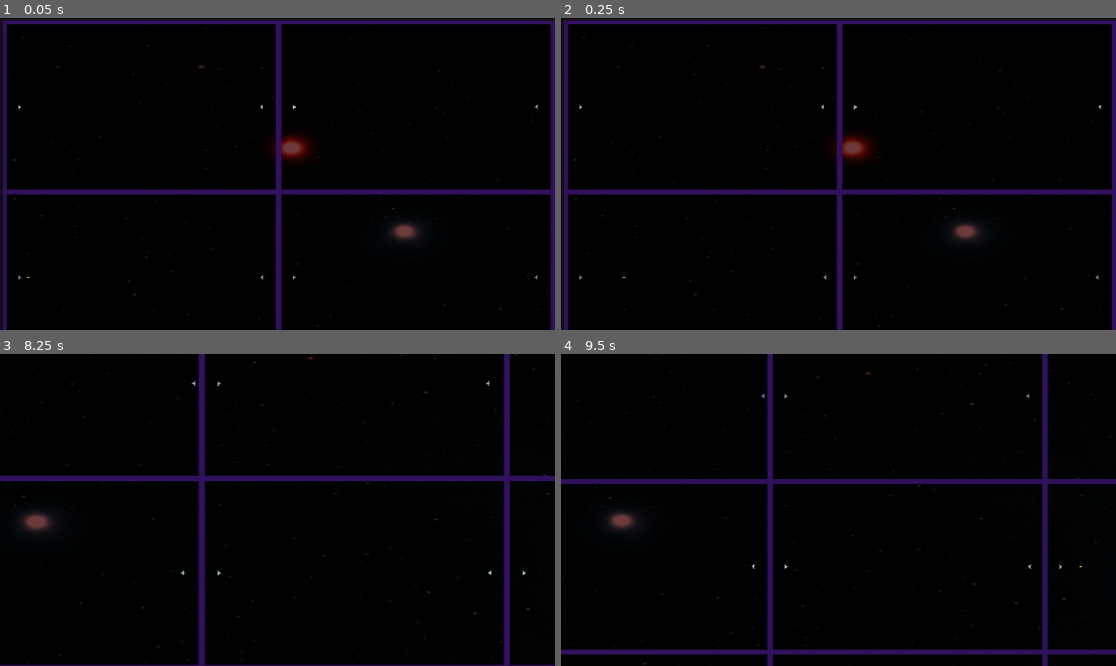
Above: before the commit, frames 1-4 (two rows, left to right).
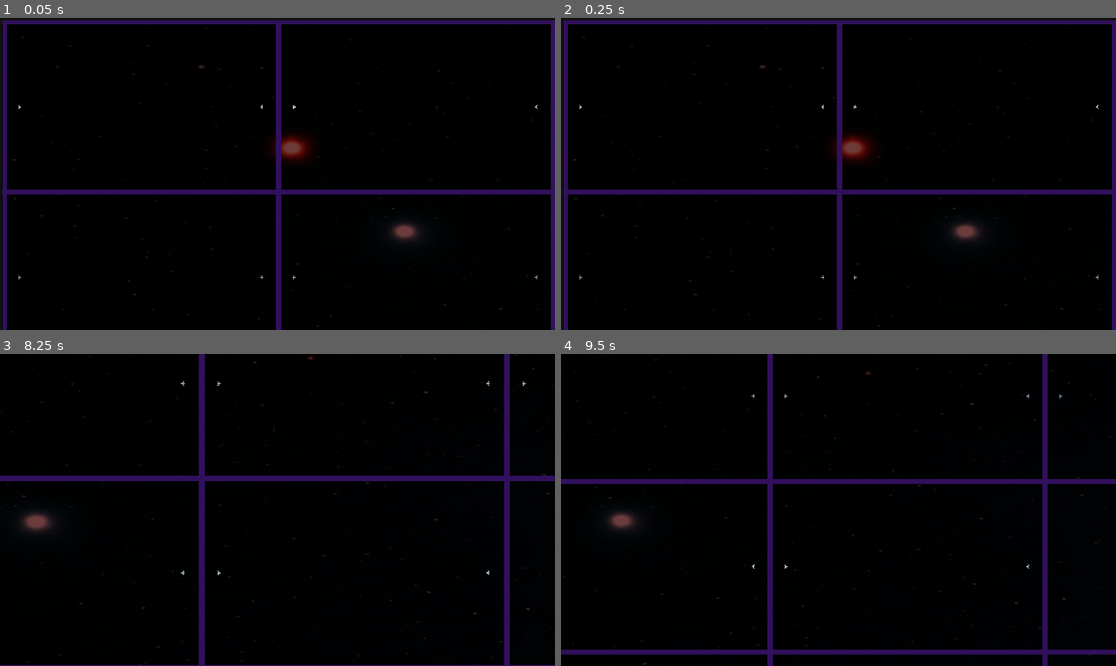
Above: after the commit, the same moments.

Repository: a0x77ry/plasmata
Game: Godot game, scene res://games/combat-game/simple-combat-level/simple-combat-level.tscn
Same seed, same stepped clock (60 frames per second), same inputs: the game is played once before the commit and once after it. This scene is started directly instead of the project's main scene.
Inputs (mouse positions are in pixels of both pictures, inside the frame that each line leads up to):
- Up to frame 1 (0.05 s): no input
- Up to frame 2 (0.25 s): no input
- Up to frame 3 (8.25 s): tap Enter (ui_accept) at 0.5, 0.77, 1.52, 2, 2.75, 3.02, 3.5, 3.77, 4.25, 4.52, 5, 6.02, 6.77, 7.52 s; move the mouse to (399, 494) at 0.52 s; press the mouse at (399, 494) at 0.53 s; move the mouse to (166, 525) at 1.27 s; release the mouse at (166, 525) at 1.28 s; tap Mouse wheel up (zoom_in) at 1.35, 5.85 s; move the mouse to (333, 441) at 2.02 s; hold Mouse wheel down (zoom_out) 2.03-2.78 s; move the mouse to (249, 572) at 2.77 s; click (249, 572) at 2.85 s; move the mouse to (444, 556) at 3.52 s; hold Mouse wheel up (zoom_in) 3.53-4.28 s; move the mouse to (111, 463) at 4.27 s; tap Mouse wheel down (zoom_out) at 4.35 s; move the mouse to (305, 510) at 5.02 s; press the mouse at (305, 510) at 5.03 s; move the mouse to (194, 432) at 5.77 s; release the mouse at (194, 432) at 5.78 s; move the mouse to (399, 494) at 6.52 s; hold Mouse wheel down (zoom_out) 6.53-7.28 s; move the mouse to (166, 525) at 7.27 s; click (166, 525) at 7.35 s; move the mouse to (333, 441) at 8.02 s; hold Mouse wheel up (zoom_in) from 8.03 s (still down)
- Up to frame 4 (9.5 s): move the mouse to (810, 572) at 8.77 s; release Mouse wheel up (zoom_in) at 8.78 s; tap Mouse wheel down (zoom_out) at 8.85 s; tap Enter (ui_accept) at 9.02 s

The runs differ from the first frame. In frame 1, less than 0.1% of the frame differs, in the area x 4-97%, y 27-84%; in frame 2, less than 0.1%; in frame 3, less than 0.1%, in the area x 32-95%, y 8-71%; in frame 4, less than 0.1%.

Commit message:
- Add ray_back and its collision normal as inputs to combat agent - Enlarge the raycast inputs - Increase the time_fitness contribution to the overall fitness

Diff:
--- a/games/combat-game/combat-agent.gd
+++ b/games/combat-game/combat-agent.gd
@@ -15,6 +15,7 @@
 const Laser = preload("res://other/projectile/laser.tscn")
 
 onready var ray_forward = get_node("ray_forward")
+onready var ray_back = get_node("ray_back")
 onready var ray_left = get_node("ray_left")
 onready var ray_right = get_node("ray_right")
 onready var ray_f_up_right = get_node("ray_f_up_right")
@@ -126,12 +127,14 @@
   var norm_pos_y: float
 
   var ray_f_distance: float
+  var ray_b_distance: float
   var ray_left_distance: float
   var ray_right_distance: float
   var ray_f_up_right_distance: float
   var ray_f_down_right_distance: float
 
   var rf_col_normal_angle: float
+  var rb_col_normal_angle: float
   var rl_col_normal_angle: float
   var rr_col_normal_angle: float
   var rfu_col_normal_angle: float
@@ -173,6 +176,20 @@
 
       if col.is_in_group("normal_walls"):
         ray_f_distance = (ray_forward.cast_to.x - distance) / ray_forward.cast_to.x
+
+  if nn_activated_inputs.has("ray_b_distance") || nn_activated_inputs.has("rb_col_normal_angle"):
+    ray_b_distance = 0.0
+    rb_col_normal_angle = 0.0
+    if ray_back.is_colliding():
+      var distance = global_position.distance_to(ray_back.get_collision_point())
+      var col = ray_back.get_collider()
+
+      if nn_activated_inputs.has("rb_col_normal_angle"):
+        var col_normal = ray_back.get_collision_normal()
+        rb_col_normal_angle = col_normal.angle() / PI
+
+      if col.is_in_group("normal_walls"):
+        ray_b_distance = (abs(ray_back.cast_to.x) - distance) / abs(ray_forward.cast_to.x)
 
   if nn_activated_inputs.has("ray_left_distance") || nn_activated_inputs.has("rl_col_normal_angle"):
     ray_left_distance = 0.0 # is was 1.0
@@ -304,12 +321,14 @@
         "pos_y": norm_pos_y,
 
         "ray_f_distance": ray_f_distance,
+        "ray_b_distance": ray_b_distance,
         "ray_f_up_right_distance": ray_f_up_right_distance,
         "ray_f_down_right_distance": ray_f_down_right_distance,
         "ray_left_distance": ray_left_distance,
         "ray_right_distance": ray_right_distance,
 
         "rf_col_normal_angle": rf_col_normal_angle,
+        "rb_col_normal_angle": rb_col_normal_angle,
         "rl_col_normal_angle": rl_col_normal_angle,
         "rr_col_normal_angle": rr_col_normal_angle,
         "rfu_col_normal_angle": rfu_col_normal_angle,
--- a/games/combat-game/combat-agent.tscn
+++ b/games/combat-game/combat-agent.tscn
@@ -26,27 +26,32 @@
 
 [node name="ray_forward" type="RayCast2D" parent="."]
 enabled = true
-cast_to = Vector2( 500, 0 )
+cast_to = Vector2( 700, 0 )
+collision_mask = 2
+
+[node name="ray_back" type="RayCast2D" parent="."]
+enabled = true
+cast_to = Vector2( -700, 0 )
 collision_mask = 2
 
 [node name="ray_left" type="RayCast2D" parent="."]
 enabled = true
-cast_to = Vector2( 0, -500 )
+cast_to = Vector2( 0, -700 )
 collision_mask = 2
 
 [node name="ray_right" type="RayCast2D" parent="."]
 enabled = true
-cast_to = Vector2( 0, 500 )
+cast_to = Vector2( 0, 700 )
 collision_mask = 2
 
 [node name="ray_f_up_right" type="RayCast2D" parent="."]
 enabled = true
-cast_to = Vector2( 353.55, -353.55 )
+cast_to = Vector2( 494.97, -494.97 )
 collision_mask = 2
 
 [node name="ray_f_down_right" type="RayCast2D" parent="."]
 enabled = true
-cast_to = Vector2( 353.55, 353.55 )
+cast_to = Vector2( 494.97, 494.97 )
 collision_mask = 2
 
 [node name="ShootingCooldownTimer" type="Timer" parent="."]
--- a/games/combat-game/combat-game.gd
+++ b/games/combat-game/combat-game.gd
@@ -16,7 +16,7 @@
 const WIN_RELATIVE_FITNESS = 0.4
 const DRAW_REALTIVE_FITNESS = 0.1
 const INDEX_DIVISOR = 4
-const TIME_FITNESS = 1.0
+const TIME_FITNESS = 4.0
 const WIN_FITNESS = 3.0
 const HIT_WIN_FITNESS = 6.0
 const HIGH_TIER_THRESHOLD = 6.0
--- a/games/combat-game/simple-combat-level/simple-combat-level.gd
+++ b/games/combat-game/simple-combat-level/simple-combat-level.gd
@@ -13,12 +13,14 @@
     # "pos_x",
     # "pos_y",
     "ray_f_distance",
+    "ray_b_distance",
     "ray_f_up_right_distance",
     "ray_f_down_right_distance",
     "ray_left_distance",
     "ray_right_distance",
 
     "rf_col_normal_angle",
+    "rb_col_normal_angle",
     "rl_col_normal_angle",
     "rr_col_normal_angle",
     "rfu_col_normal_angle",
